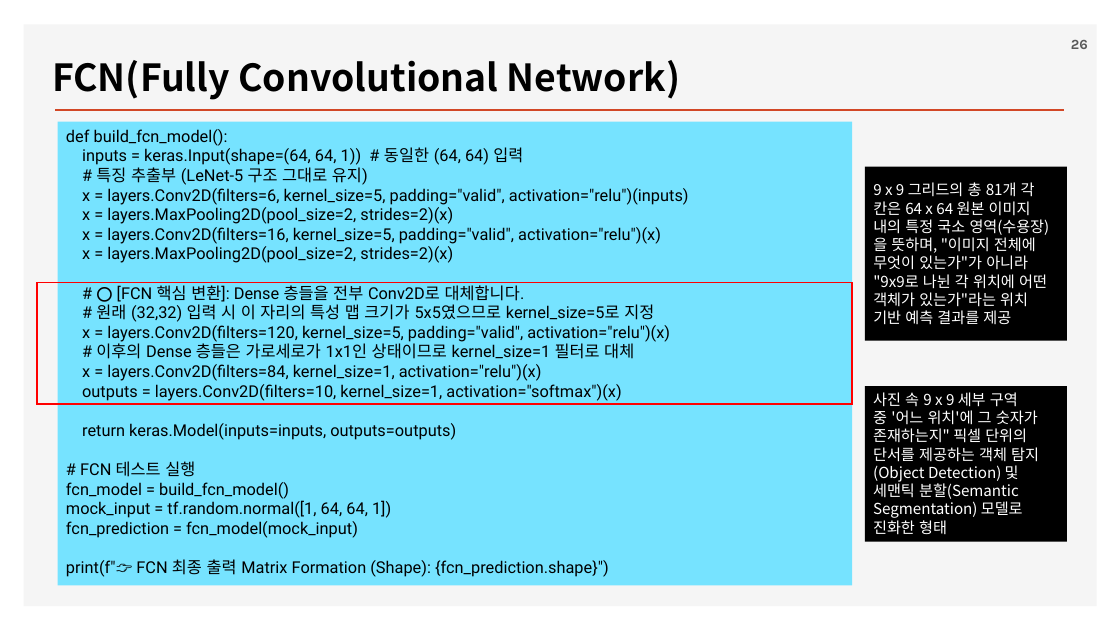
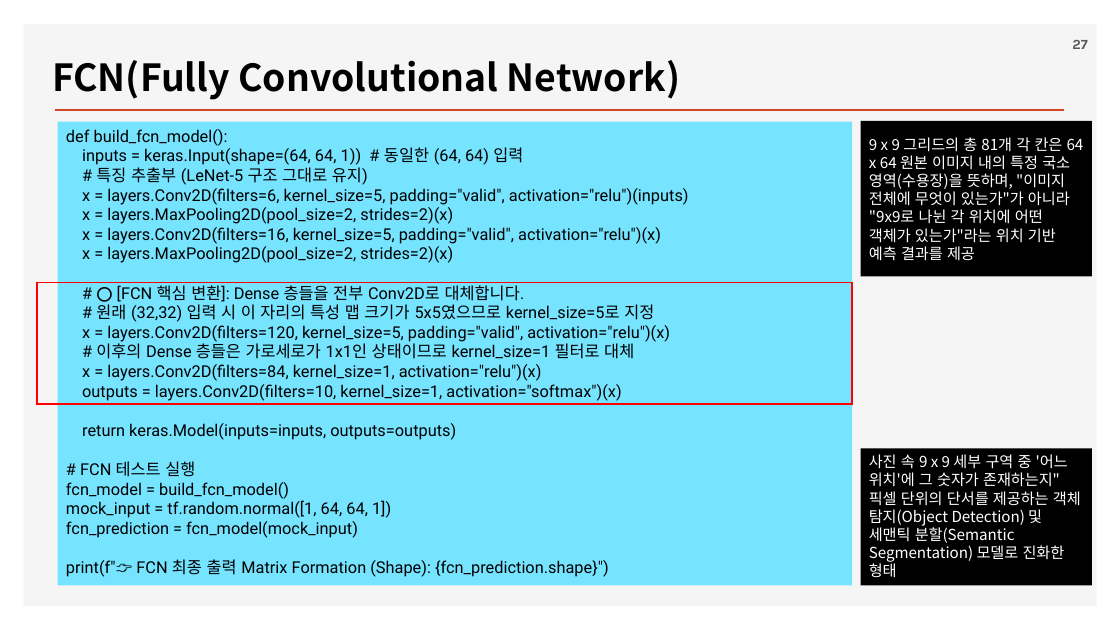
Before and after one commit to ancestor9/2026_Fall_Deep-Learning-with-Python, a slide deck: slide 27 of Chapter 11 Image segmentation.pptx (slide 26 before the commit). Drawn at 1120x630 pixels with LibreOffice and Linux fonts; fonts in the diff are those of the drawing; background and template pictures are left out. Boxes give left, top, right and bottom in pixels: in the first picture for what was removed or moved away, otherwise in the second. Text is boxed around its words. In the diff, an @@ line names an element or a change of style, - is before the commit and + after.

```diff
--- a/Chapter 11 Image segmentation.pptx
+++ b/Chapter 11 Image segmentation.pptx
@@ page number at bbox=[1072, 40, 1087, 49]: text changed @@
-26
+27
@@ rectangle "9 x 9 그리드의 총 ...": place and size @@
-rectangle "9 x 9 그리드의 총 ..." at bbox=[865, 166, 1068, 340]
+rectangle "9 x 9 그리드의 총 ..." at bbox=[860, 121, 1091, 276]
@@ rectangle "사진 속 9 x 9 ...": place and size @@
-rectangle "사진 속 9 x 9 ..." at bbox=[865, 386, 1068, 542]
+rectangle "사진 속 9 x 9 ..." at bbox=[860, 449, 1091, 586]
```
Also in this commit, not shown: 1 other slide changed, 2 slides added.
